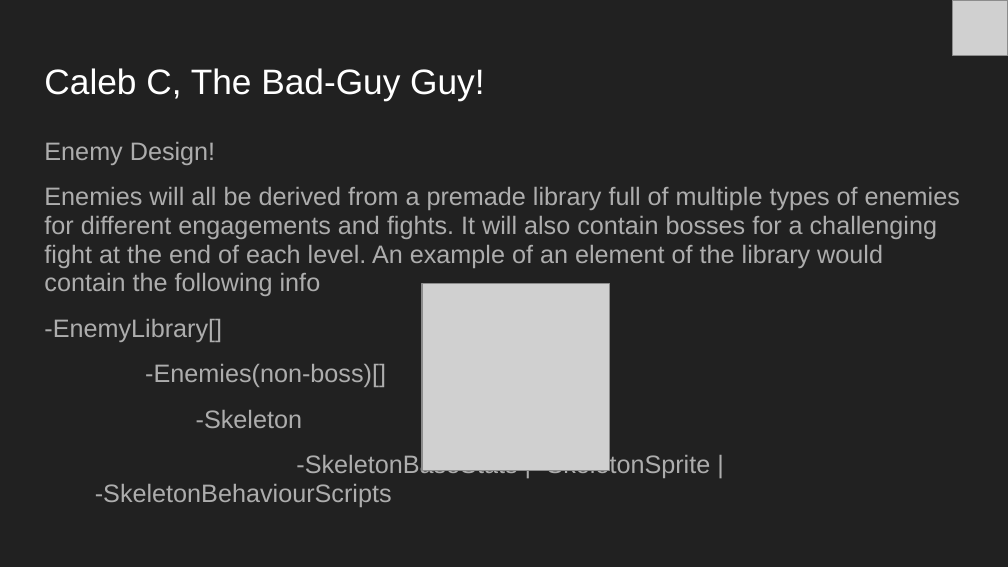
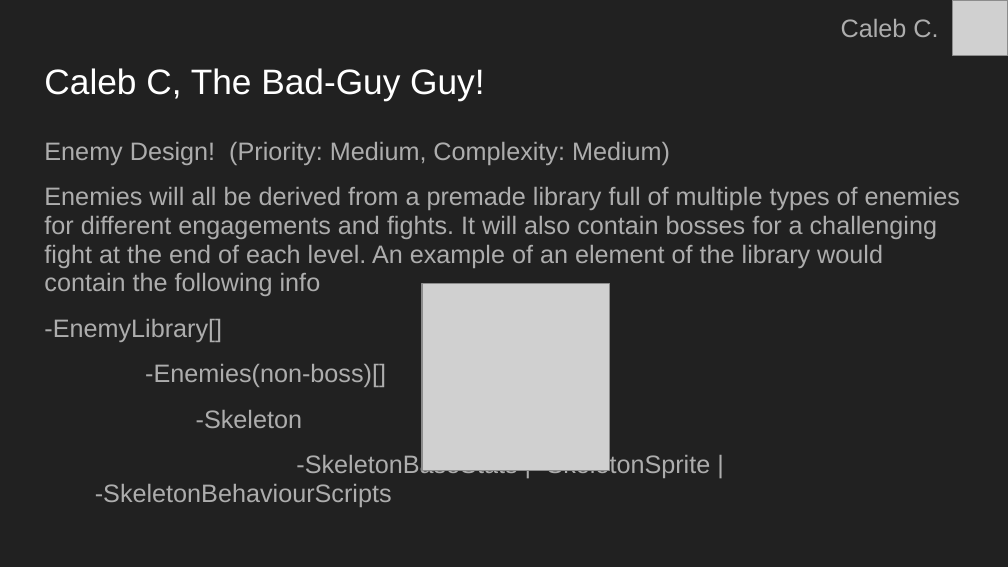
Before and after one commit to jwporath/Rogue-Realm, a slide deck: slide 44 of Docs/Rogue Realm SA Presentation.pptx (slide 42 before the commit). Drawn at 1008x567 pixels with LibreOffice and Linux fonts; fonts in the diff are those of the drawing; grey boxes stand for pictures. Boxes give left, top, right and bottom in pixels: in the first picture for what was removed or moved away, otherwise in the second. Text is boxed around its words. In the diff, an @@ line names an element or a change of style, - is before the commit and + after.

```diff
--- a/Docs/Rogue Realm SA Presentation.pptx
+++ b/Docs/Rogue Realm SA Presentation.pptx
@@ text added at box(841, 19, 938, 37), 18 pt, text #ADADAD @@
+Caleb C.
@@ text at box(44, 142, 670, 165): text changed @@
-Enemy Design!
+Enemy Design! (Priority: Medium, Complexity: Medium)
```
Also in this commit, not shown: 7 other slides changed, 4 slides added, 2 slides removed.
